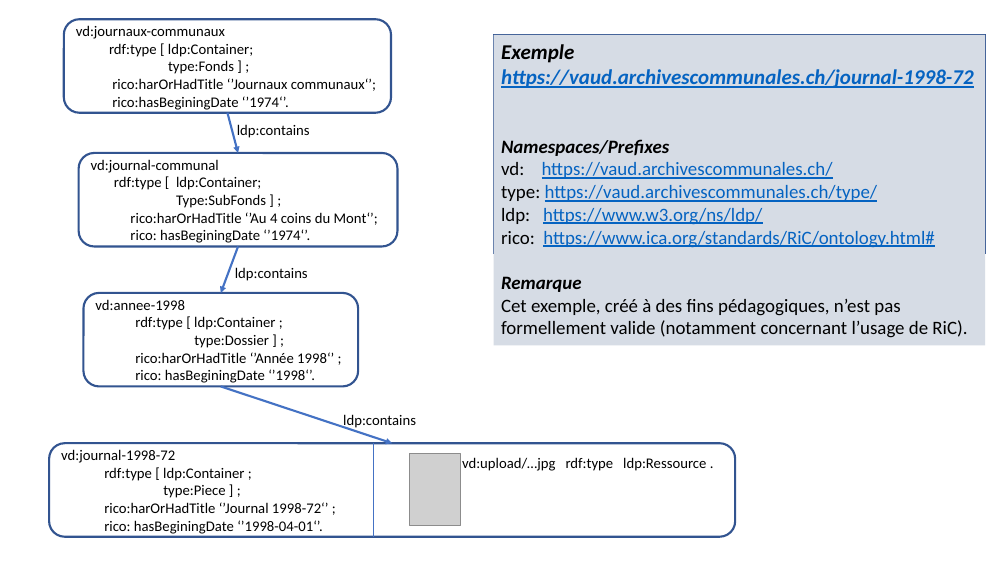
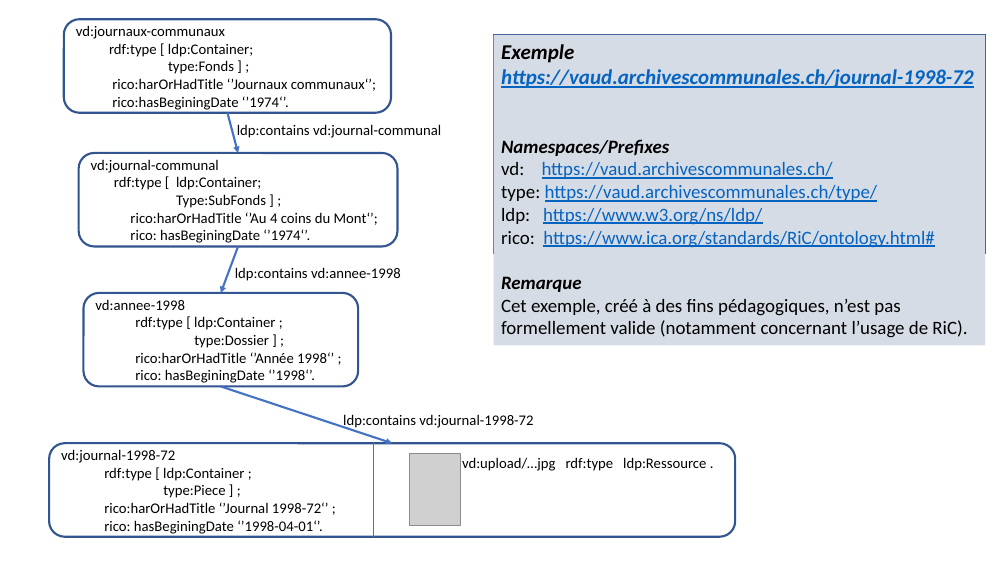
Before and after one commit to jbkrause/semanticpres, a slide deck: slide 1 of media/LDP-archival-fonds/010exemple1.pptx. Drawn at 1008x567 pixels with LibreOffice and Linux fonts; fonts in the diff are those of the drawing; grey boxes stand for pictures. Boxes give left, top, right and bottom in pixels: in the first picture for what was removed or moved away, otherwise in the second. Text is boxed around its words. In the diff, an @@ line names an element or a change of style, - is before the commit and + after.

```diff
--- a/media/LDP-archival-fonds/010exemple1.pptx
+++ b/media/LDP-archival-fonds/010exemple1.pptx
@@ text at box(237, 124, 441, 138): text changed @@
-ldp:contains
+ldp:contains vd:journal-communal
@@ text at box(235, 267, 401, 281): text changed @@
-ldp:contains
+ldp:contains vd:annee-1998
@@ text at box(343, 414, 533, 429): text changed @@
-ldp:contains
+ldp:contains vd:journal-1998-72
```
Also in this commit, not shown: 6 other files.
